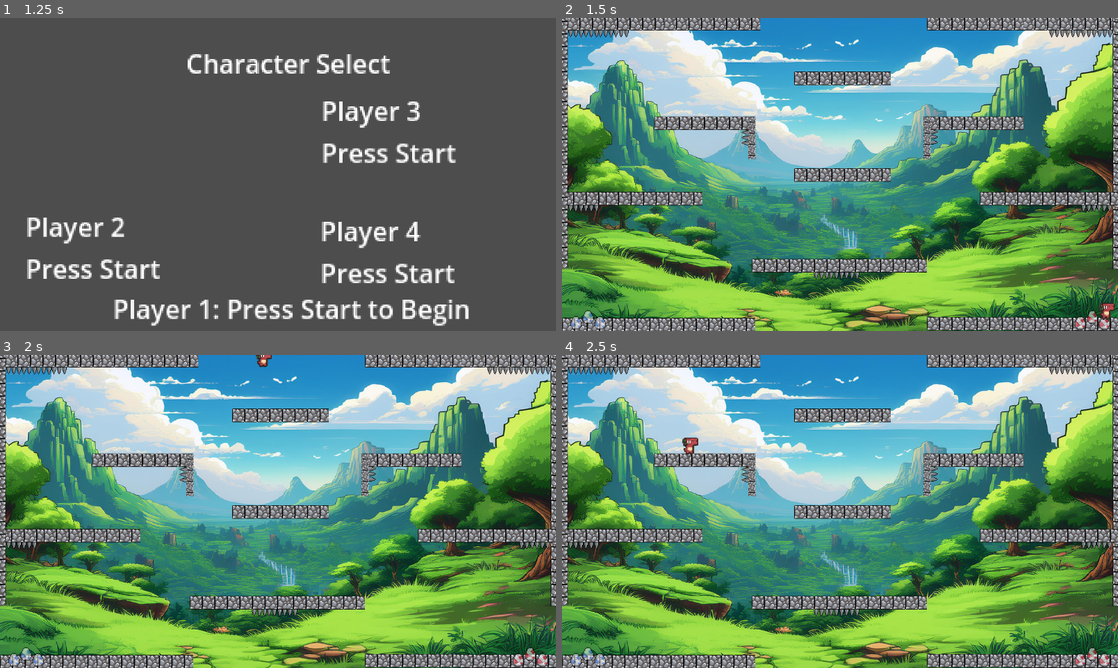
Above: before the commit, frames 1-4 (two rows, left to right).
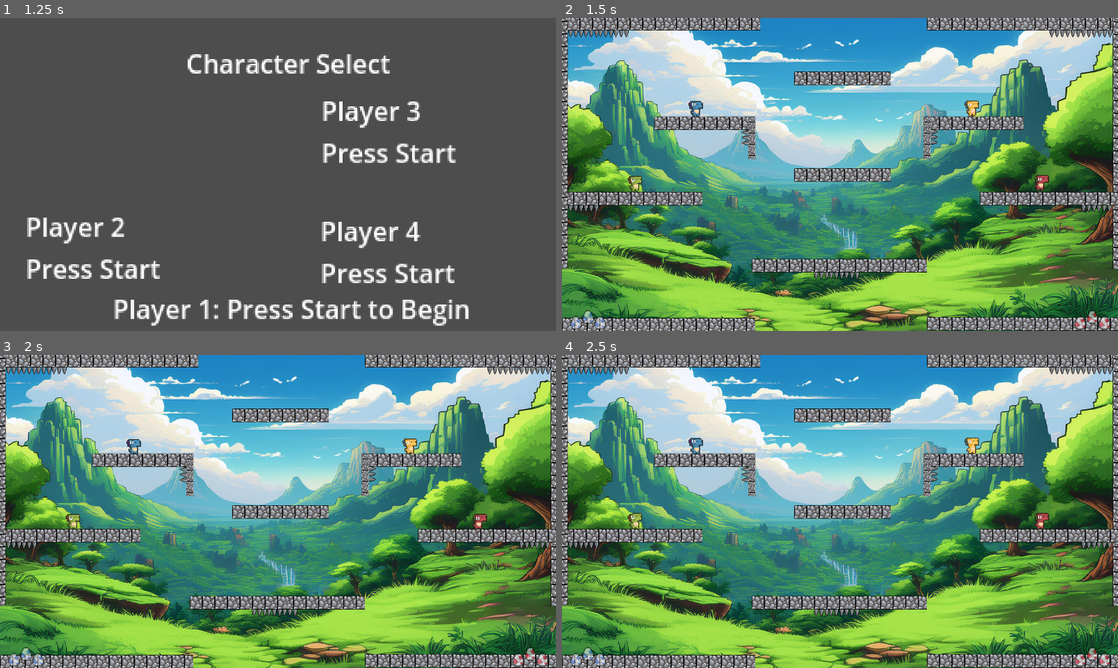
Above: after the commit, the same moments.

Repository: GomaGames/ggj-2025
Game: Godot game, scene res://Scenes/title.tscn
Same seed, same stepped clock (60 frames per second), same inputs: the game is played once before the commit and once after it.
Inputs:
- Up to frame 1 (1.25 s): tap Enter (any_start) at 0.5, 0.6 s
- Up to frame 2 (1.5 s): tap Enter (any_start) at 1.25, 1.35 s
- Up to frame 3 (2 s): no input
- Up to frame 4 (2.5 s): tap Enter (any_start) at 2.1 s

Frame 1 is identical in both runs. In frame 2, 0.5% of the frame differs, in the area x 11-100%, y 26-97%; in frame 3, 0.5%; in frame 4, 0.5%.

Commit message:
fixes spawn

Diff:
--- a/Maps/Map1.tscn
+++ b/Maps/Map1.tscn
@@ -85,6 +85,7 @@
 [node name="Players" type="Node" parent="."]
 
 [node name="Player 1" parent="Players" node_paths=PackedStringArray("bubbles_container", "map_oneshot_anims_container", "player_spawn_points_container") instance=ExtResource("1_eil7l")]
+position = Vector2(277, 205)
 player_num = 1
 team_id = 1
 bubbles_container = NodePath("../../Bubbles")
@@ -92,6 +93,7 @@
 player_spawn_points_container = NodePath("../../PlayerSpawnPoints")
 
 [node name="Player 2" parent="Players" node_paths=PackedStringArray("bubbles_container", "map_oneshot_anims_container", "player_spawn_points_container") instance=ExtResource("1_eil7l")]
+position = Vector2(150, 359)
 player_num = 2
 team_id = 1
 bubbles_container = NodePath("../../Bubbles")
@@ -99,6 +101,7 @@
 player_spawn_points_container = NodePath("../../PlayerSpawnPoints")
 
 [node name="Player 3" parent="Players" node_paths=PackedStringArray("bubbles_container", "map_oneshot_anims_container", "player_spawn_points_container") instance=ExtResource("1_eil7l")]
+position = Vector2(849, 201)
 player_num = 3
 team_id = 2
 bubbles_container = NodePath("../../Bubbles")
@@ -106,6 +109,7 @@
 player_spawn_points_container = NodePath("../../PlayerSpawnPoints")
 
 [node name="Player 4" parent="Players" node_paths=PackedStringArray("bubbles_container", "map_oneshot_anims_container", "player_spawn_points_container") instance=ExtResource("1_eil7l")]
+position = Vector2(991, 355)
 player_num = 4
 team_id = 2
 bubbles_container = NodePath("../../Bubbles")
--- a/Sprites/Player.tscn
+++ b/Sprites/Player.tscn
@@ -707,8 +707,8 @@
 position = Vector2(1, -17)
 scale = Vector2(2, 2)
 sprite_frames = SubResource("SpriteFrames_f7ulr")
-animation = &"Walk"
-frame_progress = 0.68331
+animation = &"Kick"
+frame_progress = 0.206348
 
 [node name="Player 3" type="AnimatedSprite2D" parent="Sprite"]
 visible = false
--- a/Sprites/player.gd
+++ b/Sprites/player.gd
@@ -301,7 +301,6 @@
 	# visual stuff ## START
 	if fist_visible_lifetime_ms > 0:
 		fist_visible_lifetime_ms -= delta * 1000
-		animatedSprite.play('Kick')
 
 	if fist_visible_lifetime_ms <= 0:
 		fist_visible_lifetime_ms = 0
@@ -310,6 +309,7 @@
 	# visual stuff ## END  @TODO can be removed when real animations are added
 
 	if Input.is_action_just_released(&"p%s_bash" % player_num):
+		animatedSprite.play('Kick')
 		fist.show()
 		fist_visible_lifetime_ms = FIST_VISIBLE_DURATION
 
Not shown: 1 places in Maps/Map1.tscn that only renumber resources
